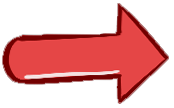
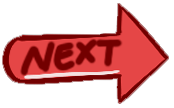
Comparing the layer stacks of the two w=174, h=108 images. Changes:
painted on "Layer 2" over <box>20,38,123,76</box>
